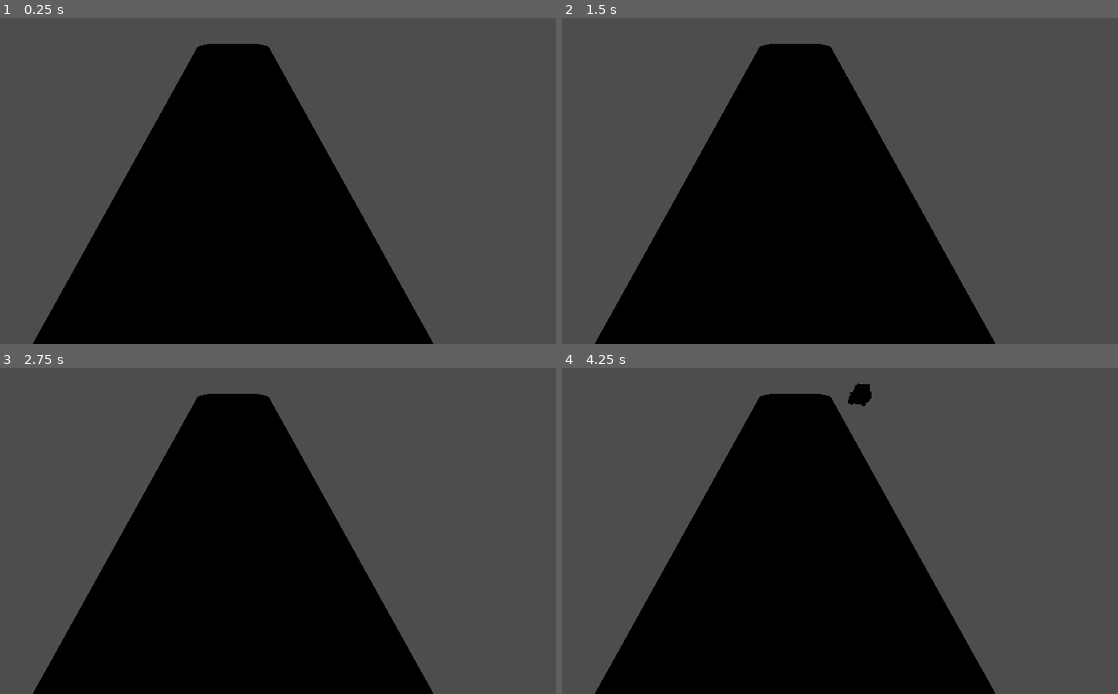
Above: before the commit, frames 1-4 (two rows, left to right).
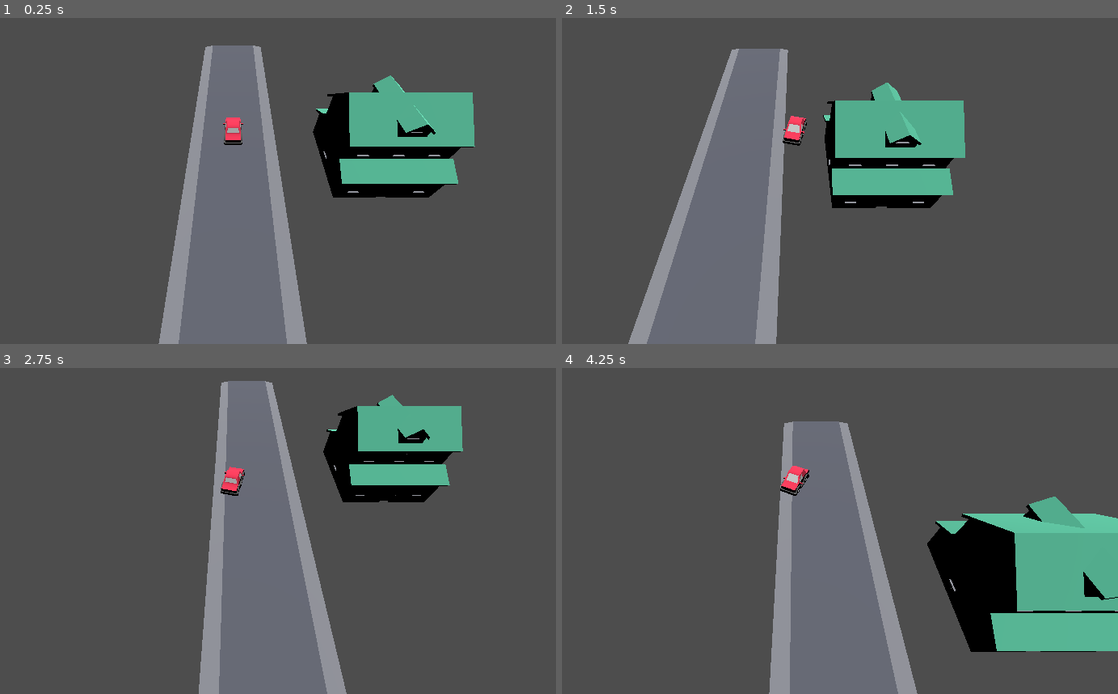
Above: after the commit, the same moments.

Repository: mozes-lol/banana
Game: Godot game, scene res://levels/level_test_3d.tscn
The game is run twice, just before and just after one commit, with the same random seed, the same clock (stepped at 60 frames per second) and the same inputs.
Inputs:
- Up to frame 1 (0.25 s): no input
- Up to frame 2 (1.5 s): hold D (steer_right) 0.53-1.28 s; hold S (reverse) from 1.28 s (still down)
- Up to frame 3 (2.75 s): release S (reverse) at 2.03 s; hold D (steer_right) from 2.03 s (still down)
- Up to frame 4 (4.25 s): release D (steer_right) at 2.78 s; hold W (forward) 2.78-3.53 s; hold A (steer_left) from 3.53 s (still down)

The runs differ from the first frame. In frame 1, 46% of the frame differs, in the area x 5-86%, y 7-100%; in frame 2, 43%; in frame 3, 46%; in frame 4, 52%, in the area x 5-100%, y 4-100%.

Commit message:
Camera follow target car

Diff:
--- /dev/null
+++ b/levels/Camera3D.gd
@@ -0,0 +1,12 @@
+extends Camera3D
+
+var target
+@export var offsetToTarget = Vector3(0, 12.57, 12.845)
+
+# Called when the node enters the scene tree for the first time.
+func _ready():
+	target = get_node("/root/level_test_3d/car_test")
+
+# Called every frame. 'delta' is the elapsed time since the previous frame.
+func _process(delta):
+	global_position = target.global_position + offsetToTarget
--- a/levels/level_test_3d.tscn
+++ b/levels/level_test_3d.tscn
@@ -1,17 +1,31 @@
-[gd_scene load_steps=3 format=3 uid="uid://ctvm0eiklsuaf"]
+[gd_scene load_steps=5 format=3 uid="uid://ctvm0eiklsuaf"]
 
+[ext_resource type="Script" path="res://levels/Camera3D.gd" id="1_3kf58"]
 [ext_resource type="PackedScene" uid="uid://l7yka1wf5kwp" path="res://objects/cars/car test/car_test.tscn" id="1_ivdo5"]
 [ext_resource type="ArrayMesh" uid="uid://lmqhe13x03k7" path="res://assets/suburbian/driveway_long.obj" id="2_fpoo2"]
+[ext_resource type="ArrayMesh" uid="uid://cm2rkdm0tk632" path="res://assets/suburbian/house_type06.obj" id="4_qt1yr"]
 
 [node name="level_test_3d" type="Node3D"]
 
 [node name="Camera3D" type="Camera3D" parent="."]
-transform = Transform3D(1, 0, 0, 0, 0.79653, 0.604599, 0, -0.604599, 0.79653, 0, 4.515, 6.305)
+transform = Transform3D(1, 0, 0, 0, 0.62932, 0.777146, 0, -0.777146, 0.62932, 0, 12.57, 12.845)
+script = ExtResource("1_3kf58")
 
 [node name="car_test" parent="." instance=ExtResource("1_ivdo5")]
 transform = Transform3D(-1, 0, -8.74228e-08, 0, 1, 0, 8.74228e-08, 0, -1, 0.0134659, 0.0212684, 0.0177698)
-move_status = "manual"
 
-[node name="DrivewayLong" type="MeshInstance3D" parent="."]
+[node name="DirectionalLight3D" type="DirectionalLight3D" parent="."]
+transform = Transform3D(1, 0, 0, 0, -4.37114e-08, 1, 0, -1, -4.37114e-08, 0, 6.35031, 0)
+
+[node name="level" type="Node3D" parent="."]
+transform = Transform3D(1, 0, 0, 0, 1, 0, 0, 0, 1, 0, -0.0718143, 0)
+
+[node name="DrivewayLong" type="MeshInstance3D" parent="level"]
 transform = Transform3D(17.5, 0, 0, 0, 17.5, 0, 0, 0, 83.865, 0, 0, 0)
 mesh = ExtResource("2_fpoo2")
+skeleton = NodePath("../..")
+
+[node name="HouseType06" type="MeshInstance3D" parent="level"]
+transform = Transform3D(4.865, 0, 0, 0, 4.865, 0, 0, 0, 4.865, 9.07424, 0, 0)
+mesh = ExtResource("4_qt1yr")
+skeleton = NodePath("../..")
